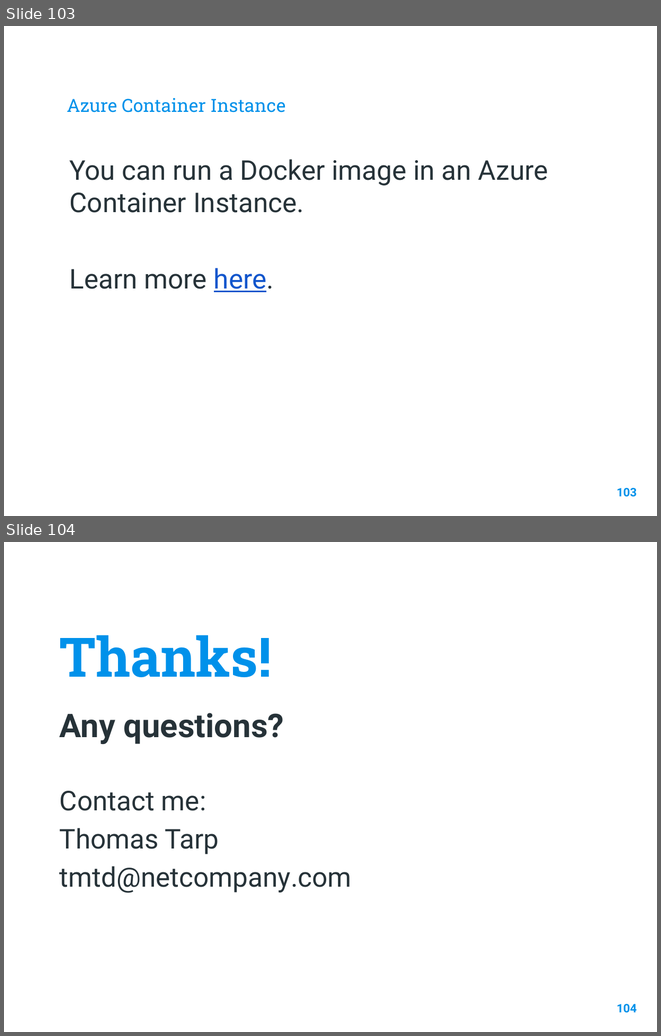
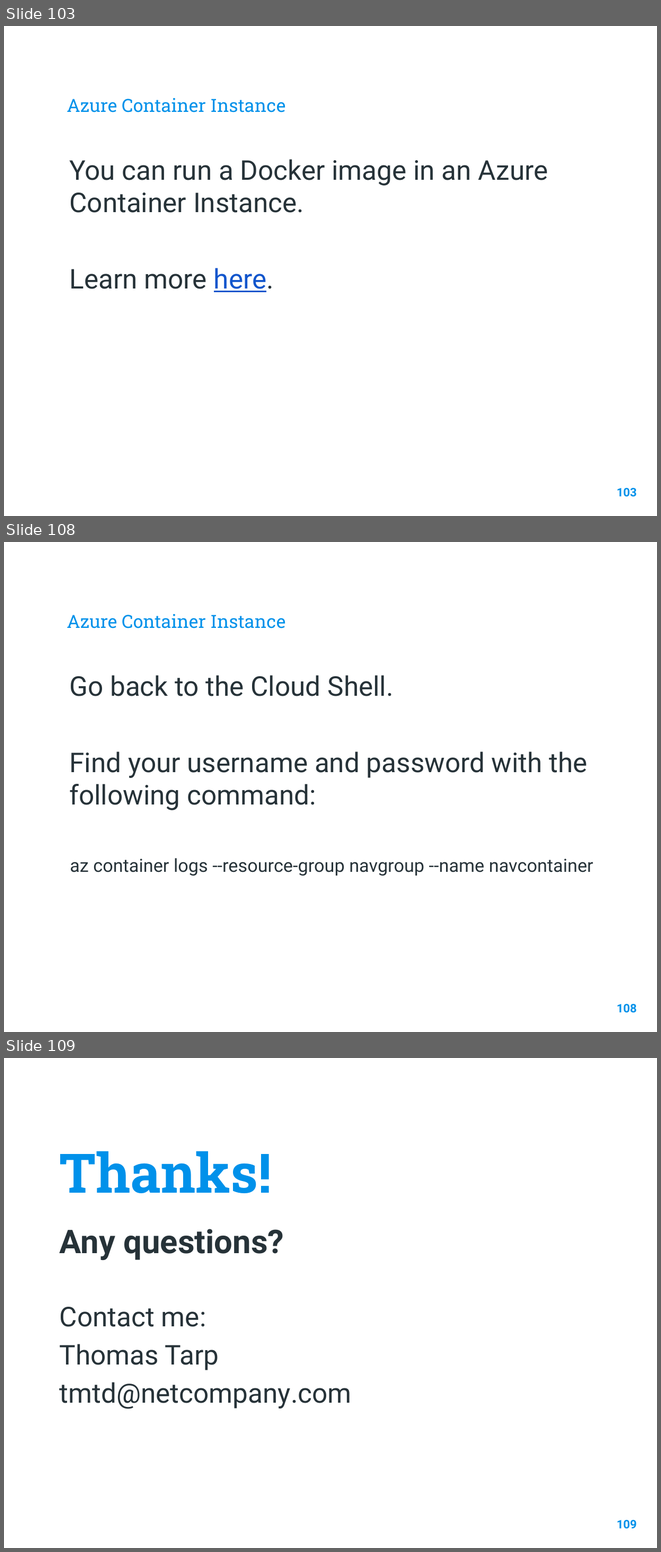
Before and after one commit to thomas-tarp/BConDockerMasterClass, a slide deck: Business Central on a Docker Image.pptx. Shown one above the other, each under a label of ours: slides 103 and 104 before the commit, slides 103, 108 and 109 after it; the slides between them are not shown. The pictures are 661x1036 and 661x1552 pixels, drawn with LibreOffice and Linux fonts; fonts in the diff are those of the drawing; background and template pictures are left out. Boxes give left, top, right and bottom in pixels: in the first picture for what was removed or moved away, otherwise in the second. Text is boxed around its words. In the diff, an @@ line names an element or a change of style, - is before the commit and + after.

Commit message:
Updated Azure Container Instance explanation

```diff
--- a/Business Central on a Docker Image.pptx
+++ b/Business Central on a Docker Image.pptx
@@ slide 108 added at [4, 542, 657, 1032], background picture (left out) @@
@@ title added at [67, 614, 285, 628], 20 pt, text #0091EA @@
+Azure Container Instance
@@ text added at [69, 675, 593, 875], 30 pt, text #263238 @@
+Go back to the Cloud Shell.
+Find your username and password with the following command:
+az container logs --resource-group navgroup --name navcontainer
@@ page number added at [617, 1004, 637, 1013], 13 pt, text #0091EA, bold @@
+108
@@ what was slide 104 is now slide 109 @@
@@ page number at [617, 1520, 637, 1529]: text changed @@
-104
+109
```
Also in this commit, not shown: 4 other slides added.
